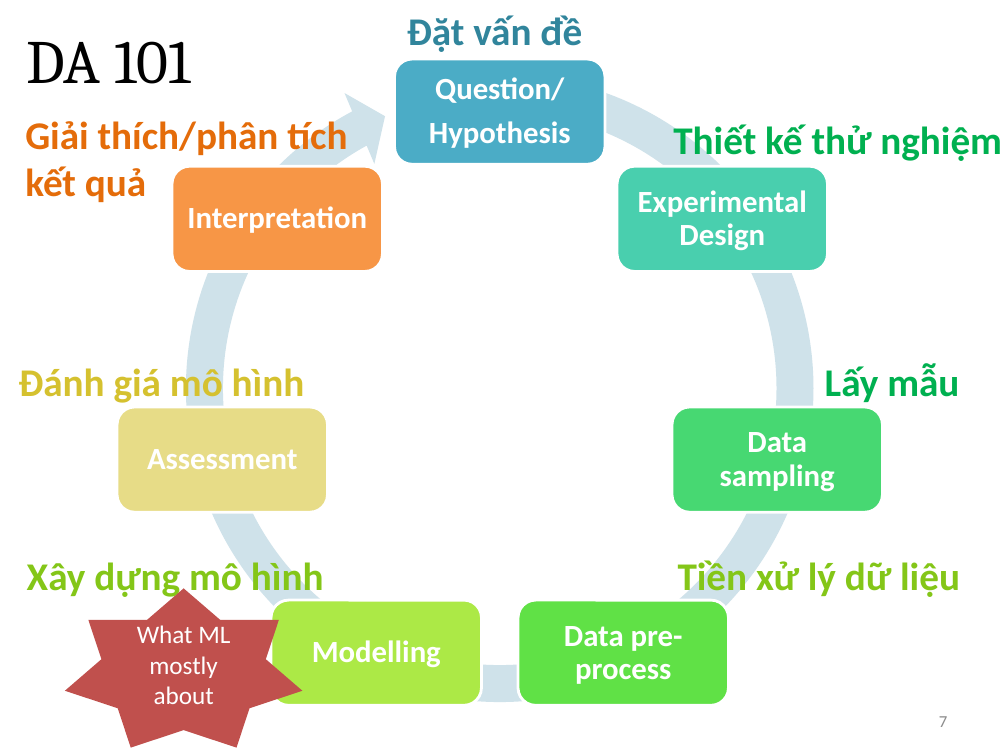
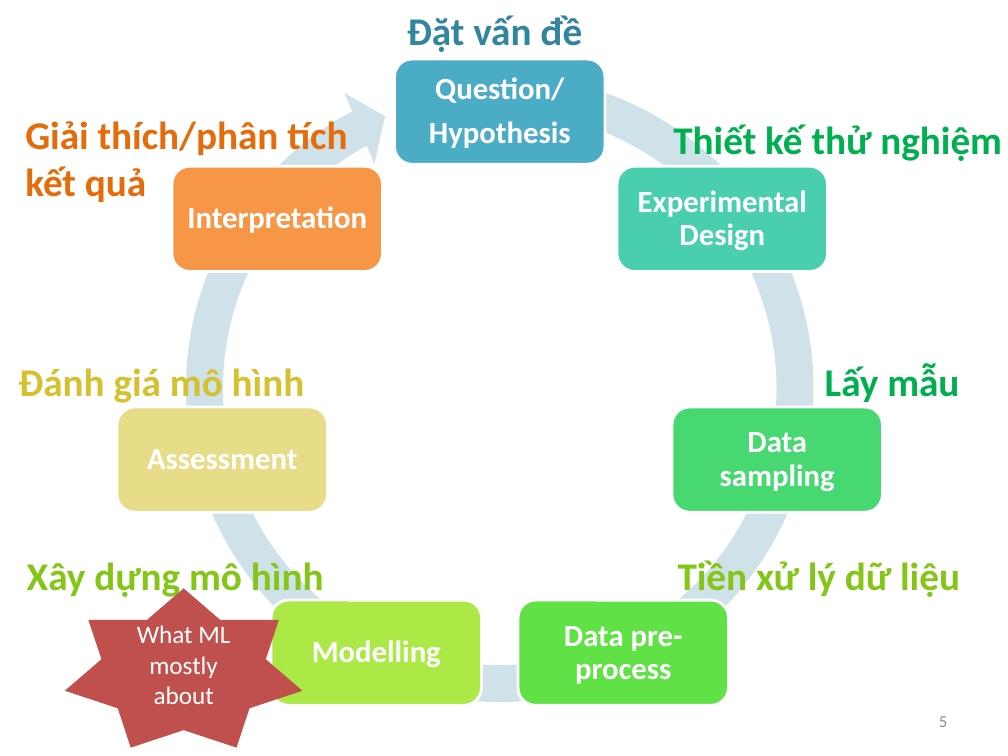
Before and after one commit to huuson94/hoamle.github.io, a slide deck: slide 5 of assets/essence_ml.pptx (slide 7 before the commit). Drawn at 1008x756 pixels with LibreOffice and Linux fonts; fonts in the diff are those of the drawing. Boxes give left, top, right and bottom in pixels: in the first picture for what was removed or moved away, otherwise in the second. Text is boxed around its words. In the diff, an @@ line names an element or a change of style, - is before the commit and + after.

```diff
--- a/assets/essence_ml.pptx
+++ b/assets/essence_ml.pptx
@@ title removed at [27, 41, 190, 84] @@
-DA 101
@@ page number at [939, 716, 947, 727]: text changed @@
-7
+5
```
Also in this commit, not shown: 3 other slides changed, 3 slides removed, 15 other files.
